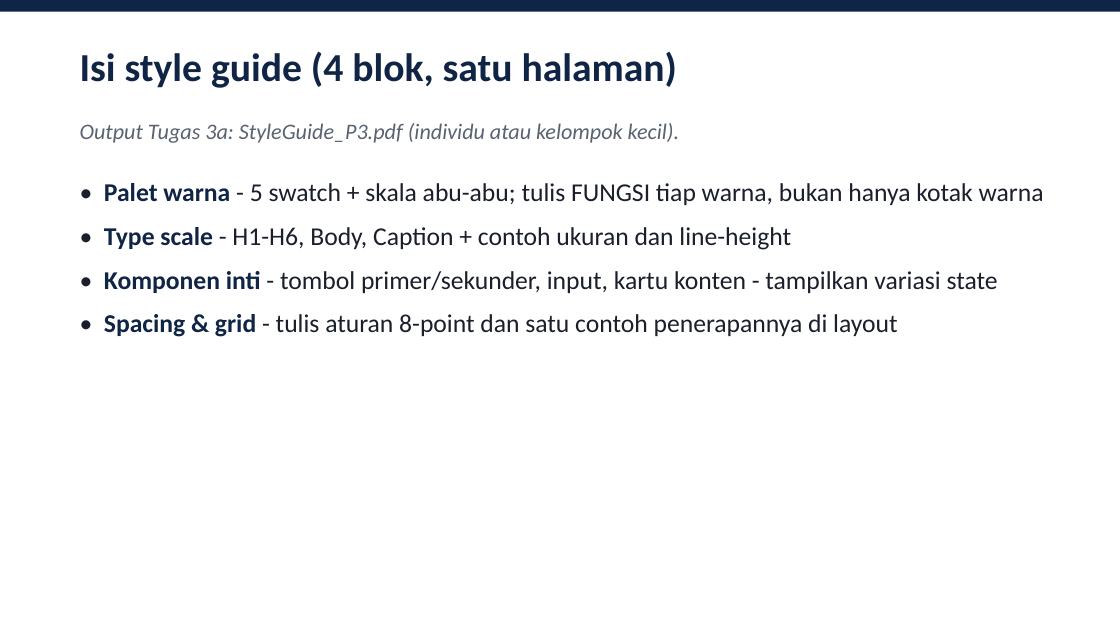
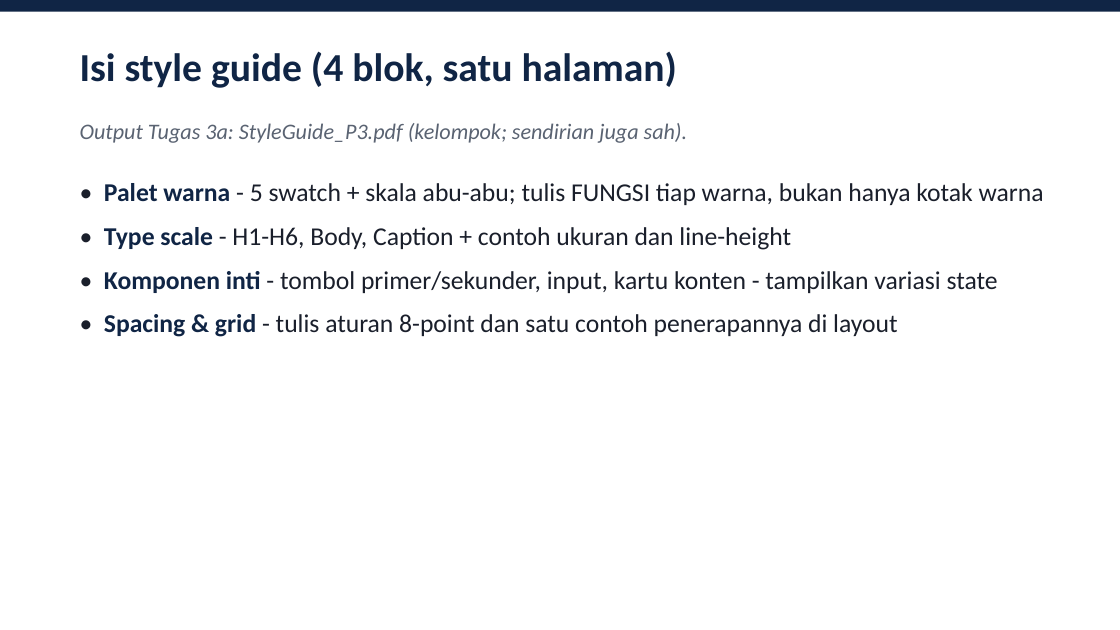
Before and after one commit to neimasilk/ebelajar, a slide deck: slide 16 of ganjil-2026-2027/application-project-1/AP1_A_Pertemuan3_Ganjil2026.pptx (slide 15 before the commit). Drawn at 1120x630 pixels with LibreOffice and Linux fonts; fonts in the diff are those of the drawing. Boxes give left, top, right and bottom in pixels: in the first picture for what was removed or moved away, otherwise in the second. Text is boxed around its words. In the diff, an @@ line names an element or a change of style, - is before the commit and + after.

```diff
--- a/ganjil-2026-2027/application-project-1/AP1_A_Pertemuan3_Ganjil2026.pptx
+++ b/ganjil-2026-2027/application-project-1/AP1_A_Pertemuan3_Ganjil2026.pptx
@@ text at [80, 123, 688, 143]: text changed @@
-Output Tugas 3a: StyleGuide_P3.pdf (individu atau kelompok kecil).
+Output Tugas 3a: StyleGuide_P3.pdf (kelompok; sendirian juga sah).
```
Also in this commit, not shown: 5 other slides changed, 1 slide added, 3 other files.
